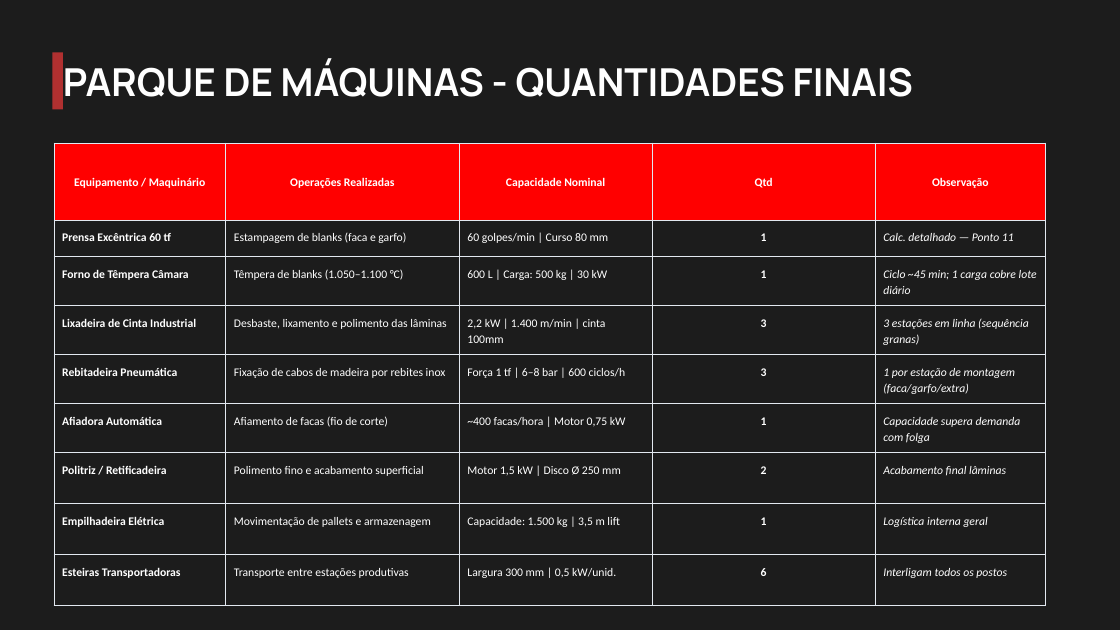
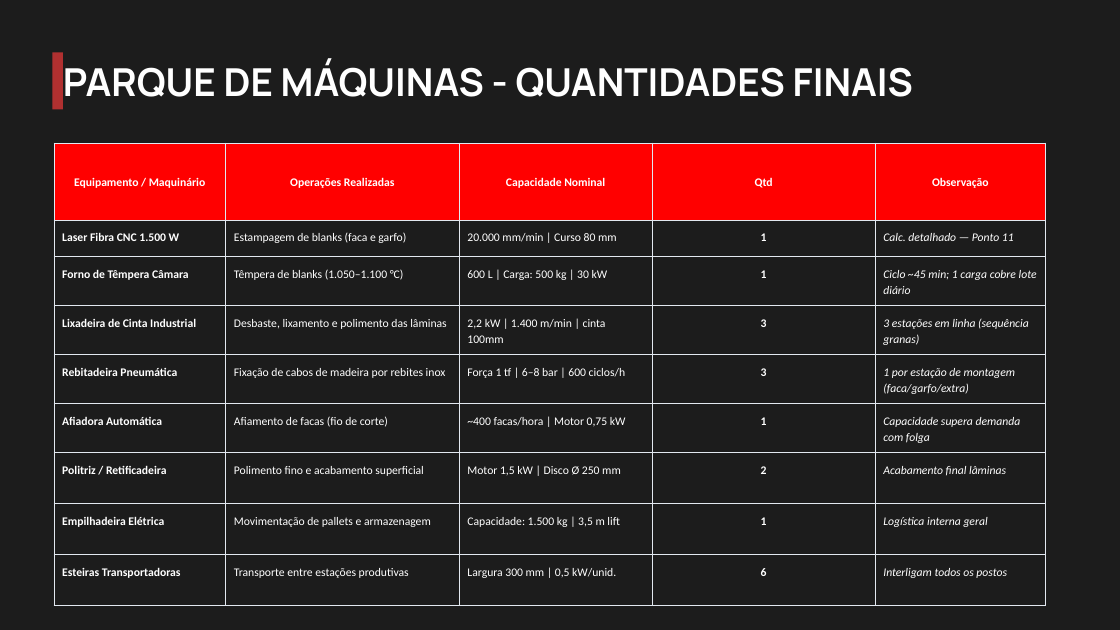
Before and after one commit to eidryan/arranjo, a slide deck: slide 21 of 01_apresentacao/apresentacao_final.pptx. Drawn at 1120x630 pixels with LibreOffice and Linux fonts; fonts in the diff are those of the drawing; background and template pictures are left out. Boxes give left, top, right and bottom in pixels: in the first picture for what was removed or moved away, otherwise in the second. Text is boxed around its words. In the diff, an @@ line names an element or a change of style, - is before the commit and + after.

```diff
--- a/01_apresentacao/apresentacao_final.pptx
+++ b/01_apresentacao/apresentacao_final.pptx
@@ table at [54, 143, 1045, 582] @@
-row 2, column 1: Prensa Excêntrica 60 tf
+row 2, column 1: Laser Fibra CNC 1.500 W
-row 2, column 3: 60 golpes/min | Curso 80 mm
+row 2, column 3: 20.000 mm/min | Curso 80 mm
```
Also in this commit, not shown: 9 other slides changed, 1 other file.
